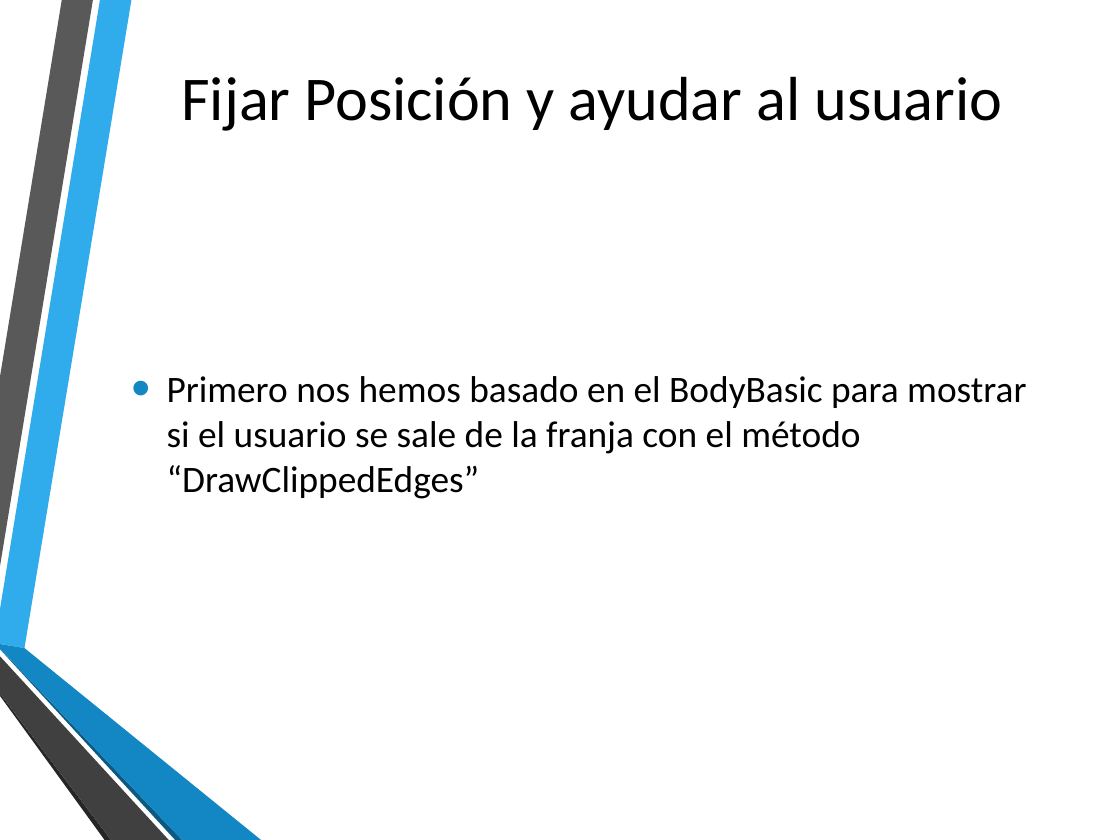
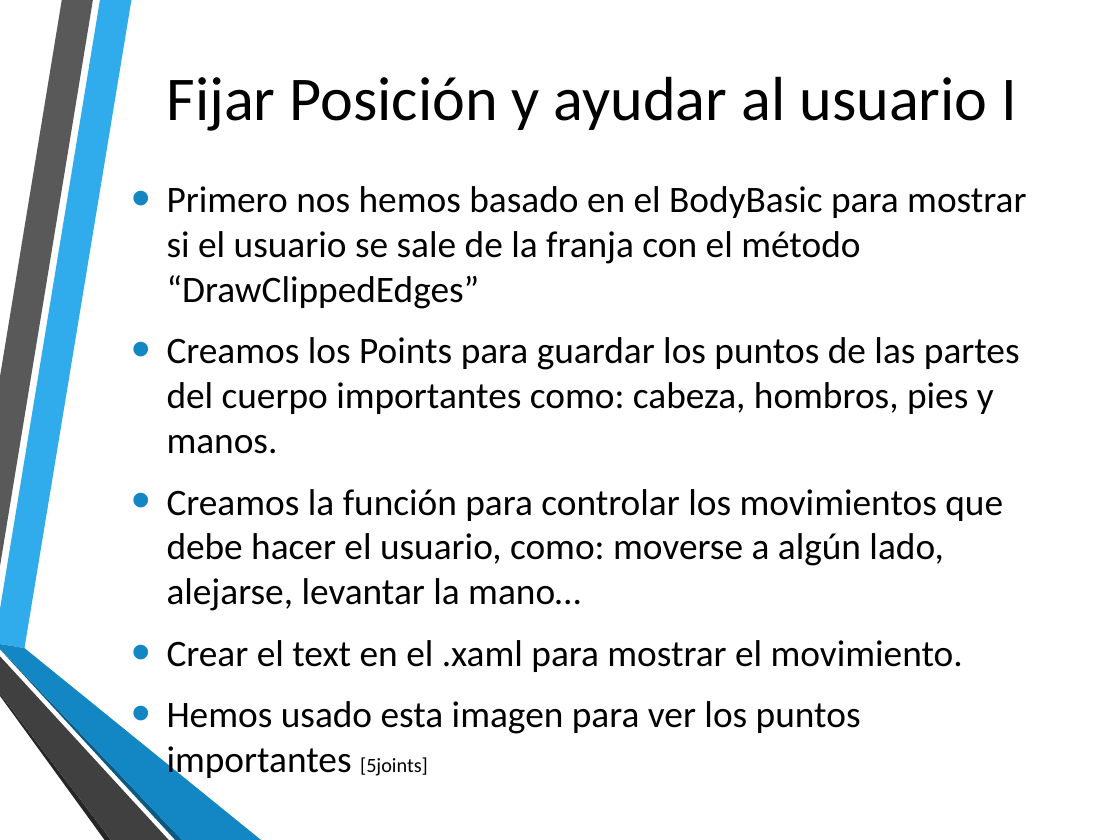
Before and after one commit to FPerezHernandez92/NPI-Kinect-v2, a slide deck: slide 9 of Presentación Práctica 1.pptx. Drawn at 1120x840 pixels with LibreOffice and Linux fonts; fonts in the diff are those of the drawing; background and template pictures are left out. Boxes give left, top, right and bottom in pixels: in the first picture for what was removed or moved away, otherwise in the second. Text is boxed around its words. In the diff, an @@ line names an element or a change of style, - is before the commit and + after.

Commit message:
Añadimos Points y Controlador de Movimientos

```diff
--- a/Presentación Práctica 1.pptx
+++ b/Presentación Práctica 1.pptx
@@ title at [167,76,1018,131]: text changed @@
-Fijar Posición y ayudar al usuario
+Fijar Posición y ayudar al usuario I
@@ text at [167,337,1020,782]: paragraphs added @@
+• Creamos los Points para guardar los puntos de las partes del cuerpo importantes como: cabeza, hombros, pies y manos.
+• Creamos la función para controlar los movimientos que debe hacer el usuario, como: moverse a algún lado, alejarse, levantar la mano…
+• Crear el text en el .xaml para mostrar el movimiento.
+• Hemos usado esta imagen para ver los puntos importantes [5joints]
```
Also in this commit, not shown: 1 other slide changed, 1 slide added, 1 slide removed, 13 other files.
